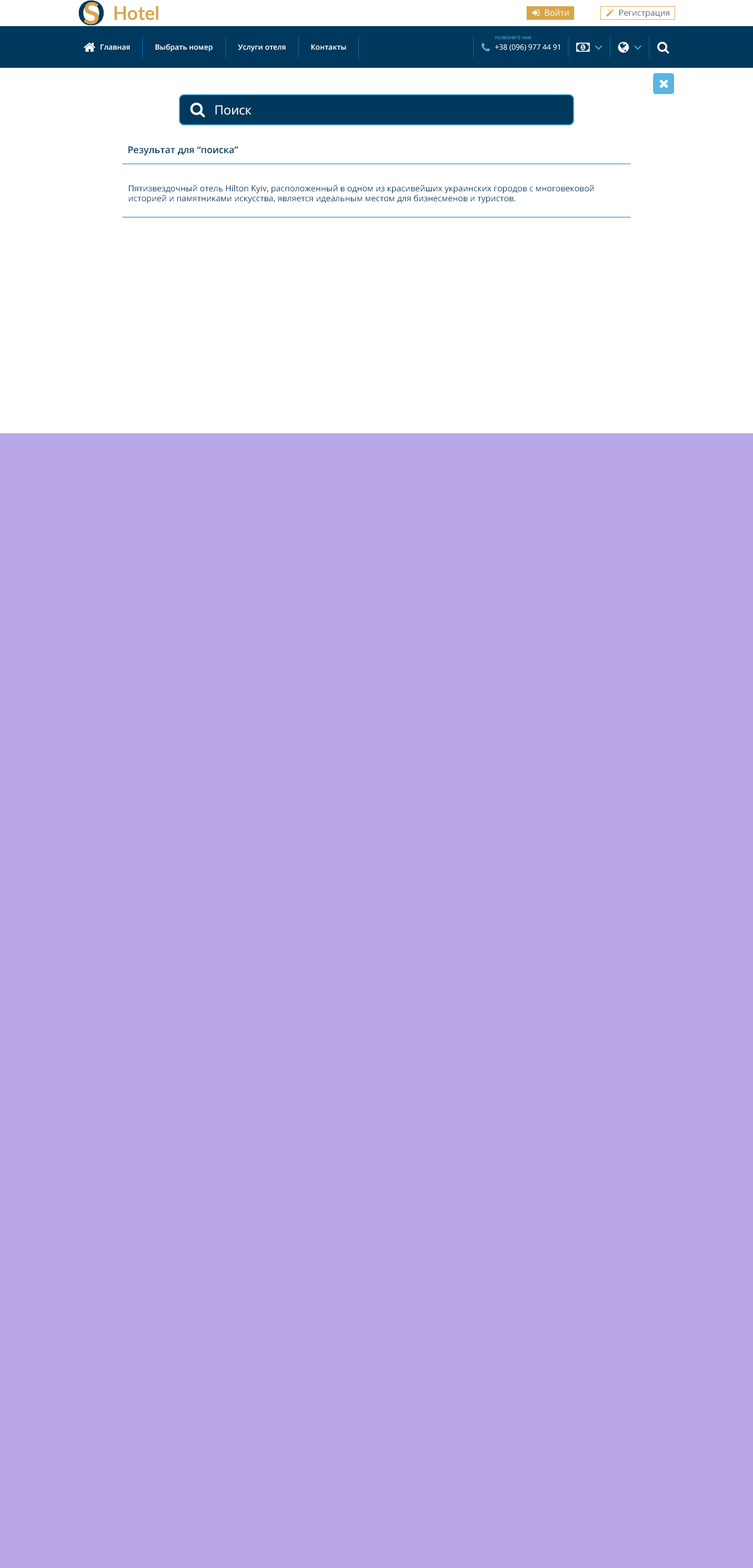
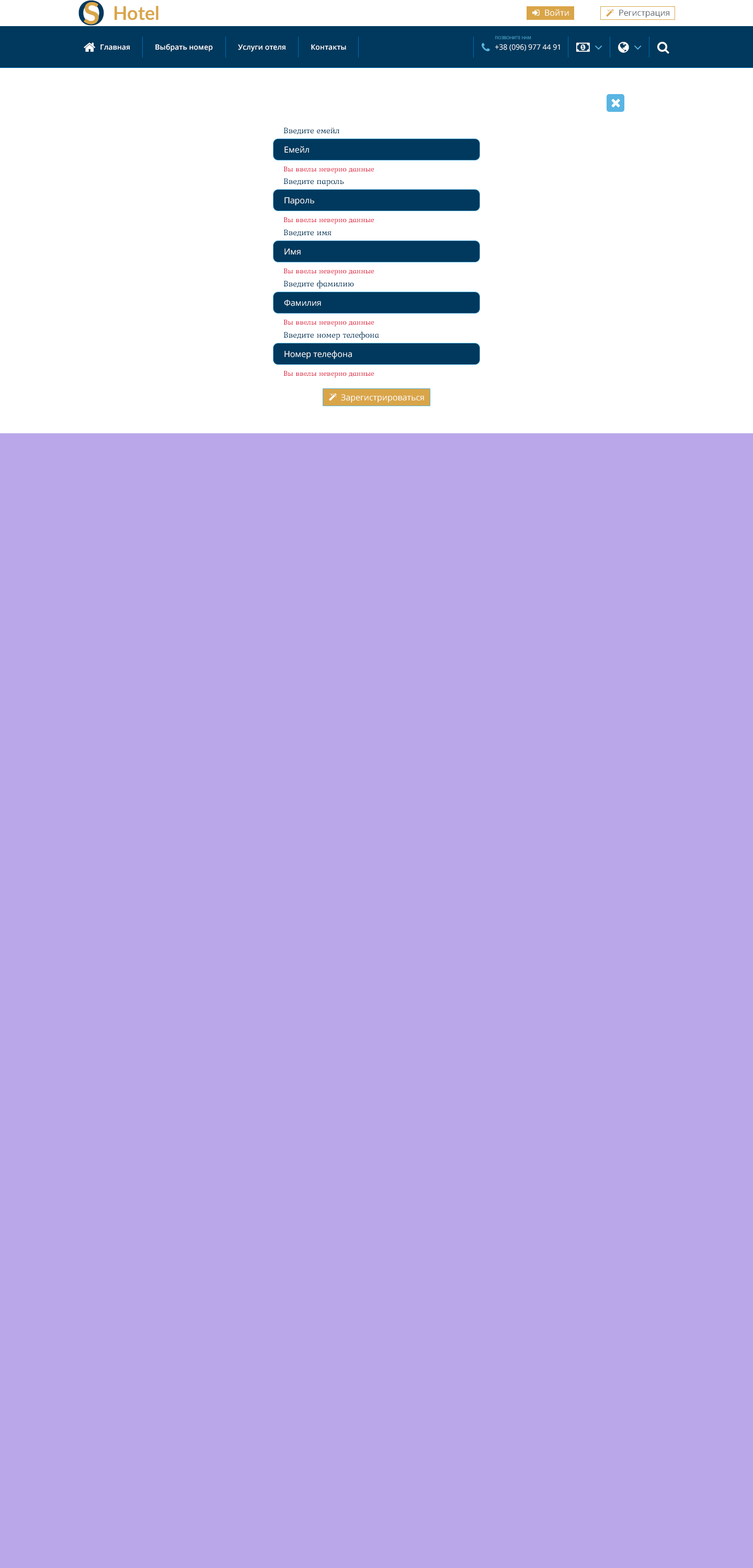
Comparing the layer stacks of the two 753×1568 images. Changes:
renamed "search" to "email top30", moved it into group "login" over (178, 94, 574, 174)
renamed "Поиск" to "Емейл", painted on it over (215, 105, 309, 154)
removed layer "756x60 r10 b2px in" from group "search" over (178, 94, 574, 126)
removed group "result" (4 layers) from group "bl-1" over (122, 146, 631, 218)
removed layer "Пятизвездочный отель Hilton Kyiv, расположенный в одном из крас" from group "result" over (128, 184, 594, 204)
added group "registration" with 37 layers in group "bl-1" over (272, 94, 625, 406)
moved (unnamed layer) (2nd of 2, in "bl-1" › "registration" › "close") into group "close", painted on it over (190, 98, 620, 118)
added group "mail top30" with 5 layers in group "registration" over (272, 127, 480, 174)
added layer "396x42 r10 b1px in" (3rd of 7, in "bl-1" › "registration" › "mail top30") in group "mail top30" over (272, 138, 480, 161)
added group "pas top10" (2nd of 2, in "bl-1" › "registration") with 5 layers in group "registration" over (272, 178, 480, 225)
added layer "396x42 r10 b1px in" (4th of 7, in "bl-1" › "registration" › "pas top10") in group "pas top10" over (272, 189, 480, 212)
added group "name top10" with 5 layers in group "registration" over (272, 229, 480, 276)
added layer "396x42 r10 b1px in" (5th of 7, in "bl-1" › "registration" › "name top10") in group "name top10" over (272, 240, 480, 263)
added group "l_name top10" with 5 layers in group "registration" over (272, 280, 480, 327)
added layer "396x42 r10 b1px in" (6th of 7, in "bl-1" › "registration" › "l_name top10") in group "l_name top10" over (272, 291, 480, 314)
added group "tell top10" with 5 layers in group "registration" over (272, 331, 480, 378)
added layer "396x42 r10 b1px in" (7th of 7, in "bl-1" › "registration" › "tell top10") in group "tell top10" over (272, 342, 480, 365)
…and 26 more changes (21 added, 1 moved_by, 4 removed, 1 stack)
